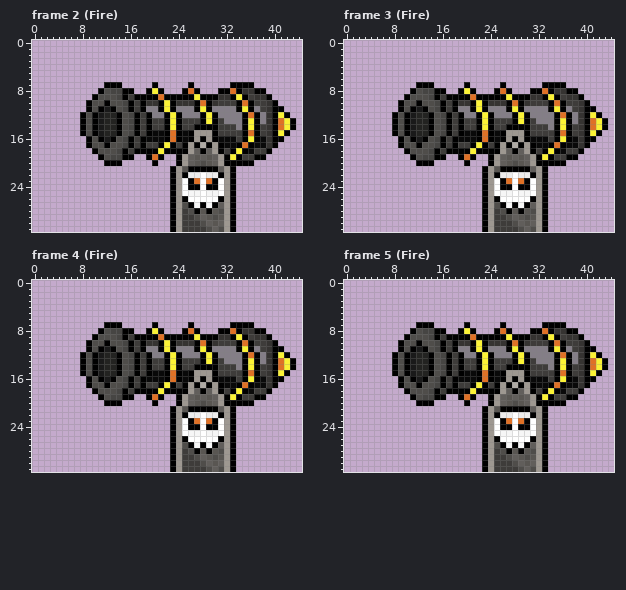
A pixel-art file gets an edit: Art/Aseprite/cannon + bazooka.ase. The first picture shows the starting point.
45x32 pixels, 10 frames. Colours within 5 levels of each other are drawn and written as one. Shown: frame 2 (Fire), frame 3 (Fire), frame 4 (Fire), frame 5 (Fire). The commit also changed other frames, which this record leaves out.
After:
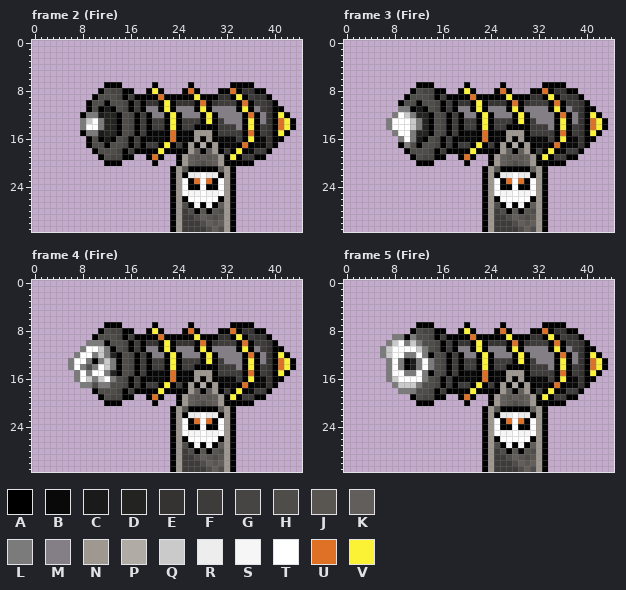
Palette (. is transparent): A #000000  B #090909  C #1a1a1a  D #232321  E #353331  F #3e3c3a  G #464543  H #4f4d4a  J #595652  K #615e5b  L #7b7b7b  M #847e87  N #9e9891  P #b0aba5  Q #cacaca  R #ededed  S #f6f6f6  T #ffffff  U #df7126  V #fbf236
From old to new:
layer "Smoke/Smoke" now shown
Changed rows in their new state; - is an unchanged pixel.
Frame 2 (Fire), layer "Smoke/Smoke":
first column x 8:
12 -LL-
13 LQTL
14 LTTL
15 -LL-
Frame 3 (Fire), layer "Smoke/Smoke":
first column x 7:
11 --LL--
12 -LTQL-
13 LTTTQL
14 LTTTQL
15 -LTTL-
16 --LTL-
17 ---L--
Frame 4 (Fire), layer "Smoke/Smoke":
first column x 6:
10 ---LLL--
11 --LTTQL-
12 -LTTLQL-
13 LTTL-LQL
14 LTL-LTQL
15 -LTLTTL-
16 -LTQLQTL
17 --LL-LL-
Frame 5 (Fire), layer "Smoke/Smoke":
first column x 6:
 9 --LL-L---
10 -LQTLQL--
11 LQTTTTQL-
12 LQTTLLTL-
13 -LTL--LTL
14 -LTL--LTL
15 -LTTLLTL-
16 -LQTTTTL-
17 --LQQQL--
18 ---LLL---
Changed places in both pictures, as pixel boxes (x1, y1, x2, y2):
changed: (80, 112, 104, 136)
changed: (386, 106, 422, 148)
changed: (68, 340, 116, 388)
changed: (380, 334, 434, 394)
